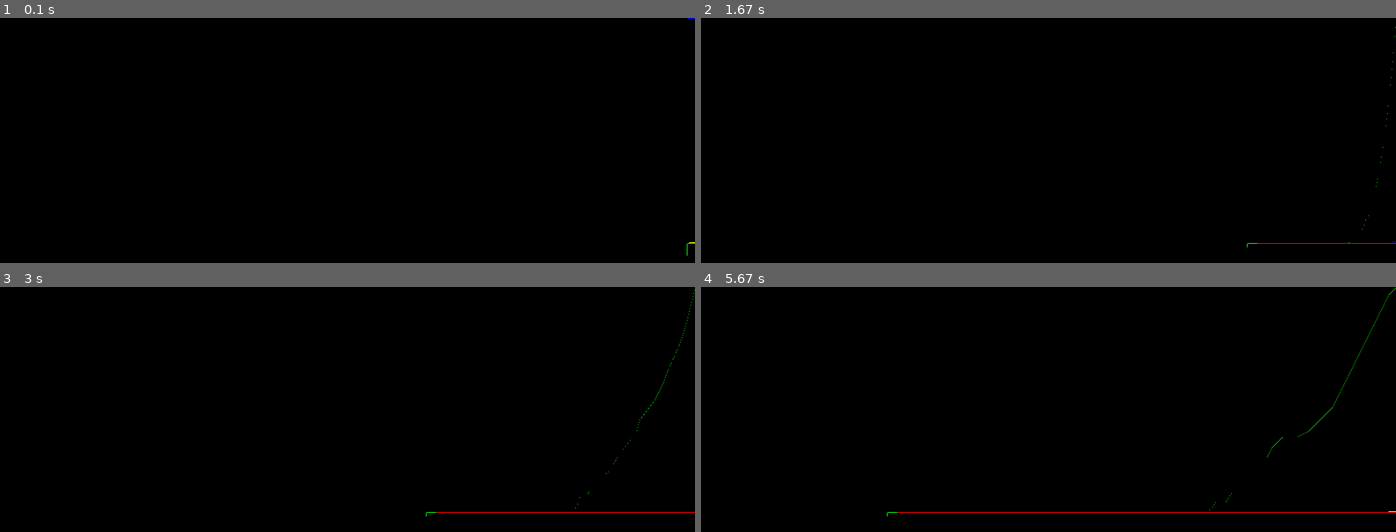
Above: before the commit, frames 1-4 (two rows, left to right).
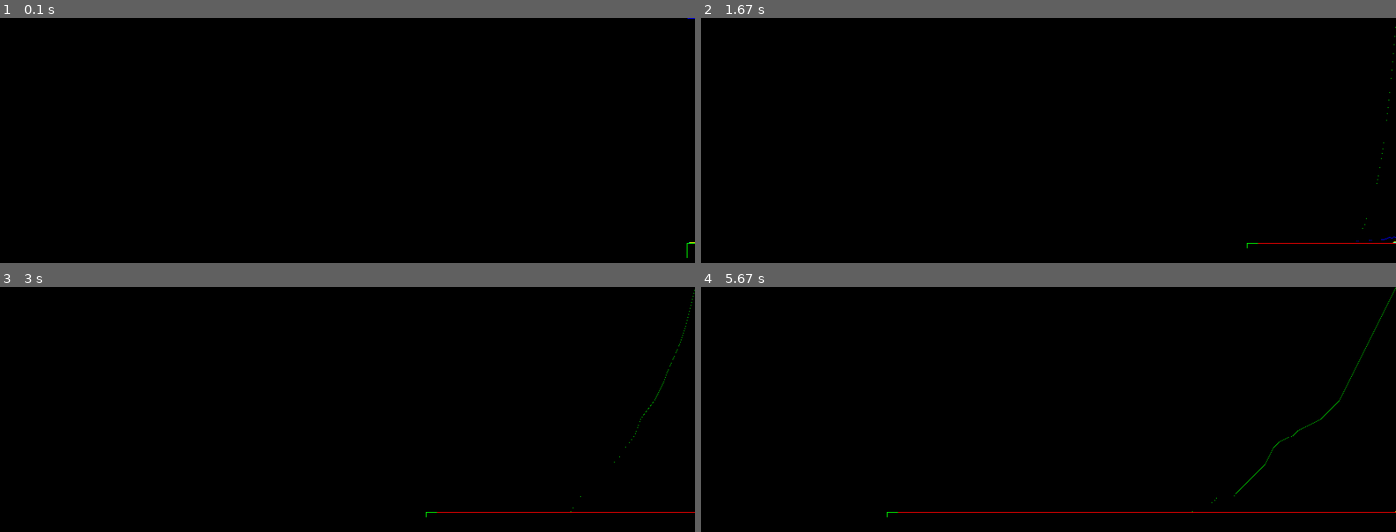
Above: after the commit, the same moments.

Repository: troncosoae/proy-ctrl-intel
Game: pygame game, started from main.py
The game is run twice, just before and just after one commit, with the same random seed, the same clock (stepped at 60 frames per second) and the same inputs.
Inputs:
- Up to frame 1 (0.1 s): no input
- Up to frame 2 (1.67 s): no input
- Up to frame 3 (3 s): no input
- Up to frame 4 (5.67 s): no input

The runs differ from the first frame. In frame 1, less than 0.1% of the frame differs, in the area x 98-99%, y 91-98%; in frame 2, less than 0.1%; in frame 3, less than 0.1%; in frame 4, 0.3%, in the area x 26-100%, y 0-95%.

Commit message:
working paper ctrl at max wind speed=15

Diff:
--- a/Control/ControlBoxes.py
+++ b/Control/ControlBoxes.py
@@ -48,7 +48,7 @@
         self.last_beta_r = beta_r
         tau_gr = P_r/(nu_g*omega_g)
         return {
-            'beta_r': 0,
+            'beta_r': beta_r,
             'tau_gr': tau_gr,
         }
 
--- a/main.py
+++ b/main.py
@@ -25,7 +25,7 @@
     # wind_model = RandomWindModel('wind_model', Ts)
     # wind_model = StepWindModel('wind_model', Ts, 3, mean=20, std=10)
     # wind_model = ConstantWindModel('wind_model', 8)
-    wind_model = ConstantWindModel('wind_model', 19)
+    wind_model = ConstantWindModel('wind_model', 15)
     # wind_model = ConstantWindModel('wind_model', 0.001)
     blade_pitch_system = BladePitchSystem('bp_sys', Ts)
     drive_train_model = DriveTrainModel(
@@ -58,7 +58,7 @@
         blade_pitch_system, {'beta_r': np.pi/2, 'omega_r': 0})
     sim.add_box(drive_train_model, {'tau_g': 0})
     sim.add_box(generator_converter_model, {'tau_gr': 0})
-    sim.add_box(ctrl, {'omega_nom': 50, 'P_r': 4.8e6})
+    sim.add_box(ctrl, {'omega_nom': 162, 'P_r': 4.8e6})
     sim.add_box(measurer)
     sim.add_box(pygame_tracker)
 
